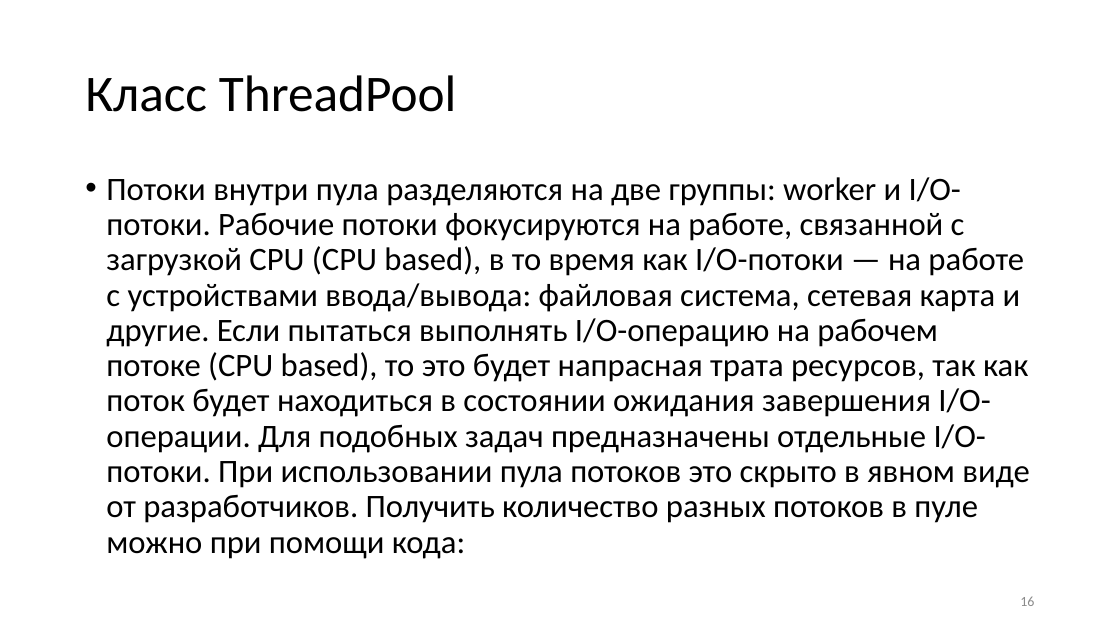
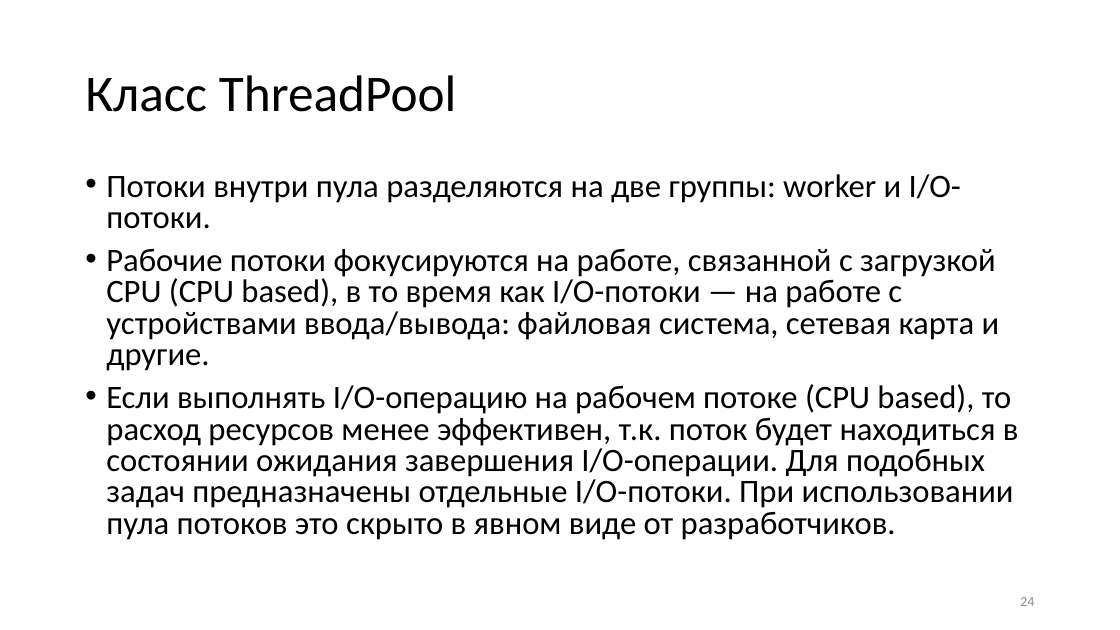
Before and after one commit to blockin90/Programming_PIB, a slide deck: slide 24 of Лекции/3 семестр/Часть 3/Программирование лекция 3.3.pptx (slide 16 before the commit). Drawn at 1120x630 pixels with LibreOffice and Linux fonts; fonts in the diff are those of the drawing. Boxes give left, top, right and bottom in pixels: in the first picture for what was removed or moved away, otherwise in the second. Text is boxed around its words. In the diff, an @@ line names an element or a change of style, - is before the commit and + after.

```diff
--- a/Лекции/3 семестр/Часть 3/Программирование лекция 3.3.pptx
+++ b/Лекции/3 семестр/Часть 3/Программирование лекция 3.3.pptx
@@ text at (106,174,1019,540): text changed @@
-• Потоки внутри пула разделяются на две группы: worker и I/O-потоки. Рабочие потоки фокусируются на работе, связанной с загрузкой CPU (CPU based), в то время как I/O-потоки — на работе с устройствами ввода/вывода: файловая система, сетевая карта и другие. Если пытаться выполнять I/O-операцию на рабочем потоке (CPU based), то это будет напрасная трата ресурсов, так как поток будет находиться в состоянии ожидания завершения I/O-операции. Для подобных задач предназначены отдельные I/O-потоки. При использовании пула потоков это скрыто в явном виде от разработчиков. Получить количество разных потоков в пуле можно при помощи кода:
+• Потоки внутри пула разделяются на две группы: worker и I/O-потоки.
+• Рабочие потоки фокусируются на работе, связанной с загрузкой CPU (CPU based), в то время как I/O-потоки — на работе с устройствами ввода/вывода: файловая система, сетевая карта и другие.
+• Если выполнять I/O-операцию на рабочем потоке (CPU based), то расход ресурсов менее эффективен, т.к. поток будет находиться в состоянии ожидания завершения I/O-операции. Для подобных задач предназначены отдельные I/O-потоки. При использовании пула потоков это скрыто в явном виде от разработчиков.
@@ page number at (1020,597,1034,606): text changed @@
-16
+24
```
Also in this commit, not shown: 12 other slides changed, 9 slides added.
